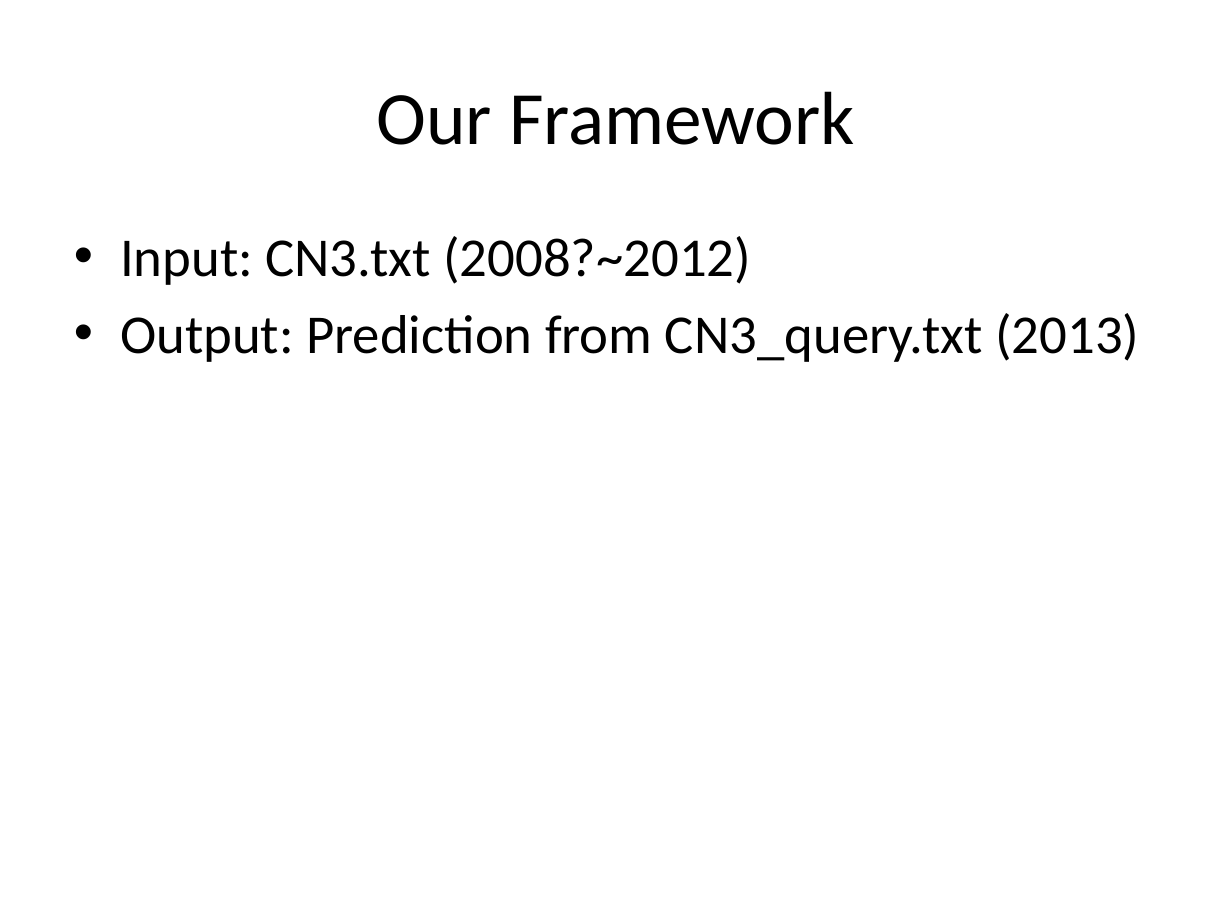
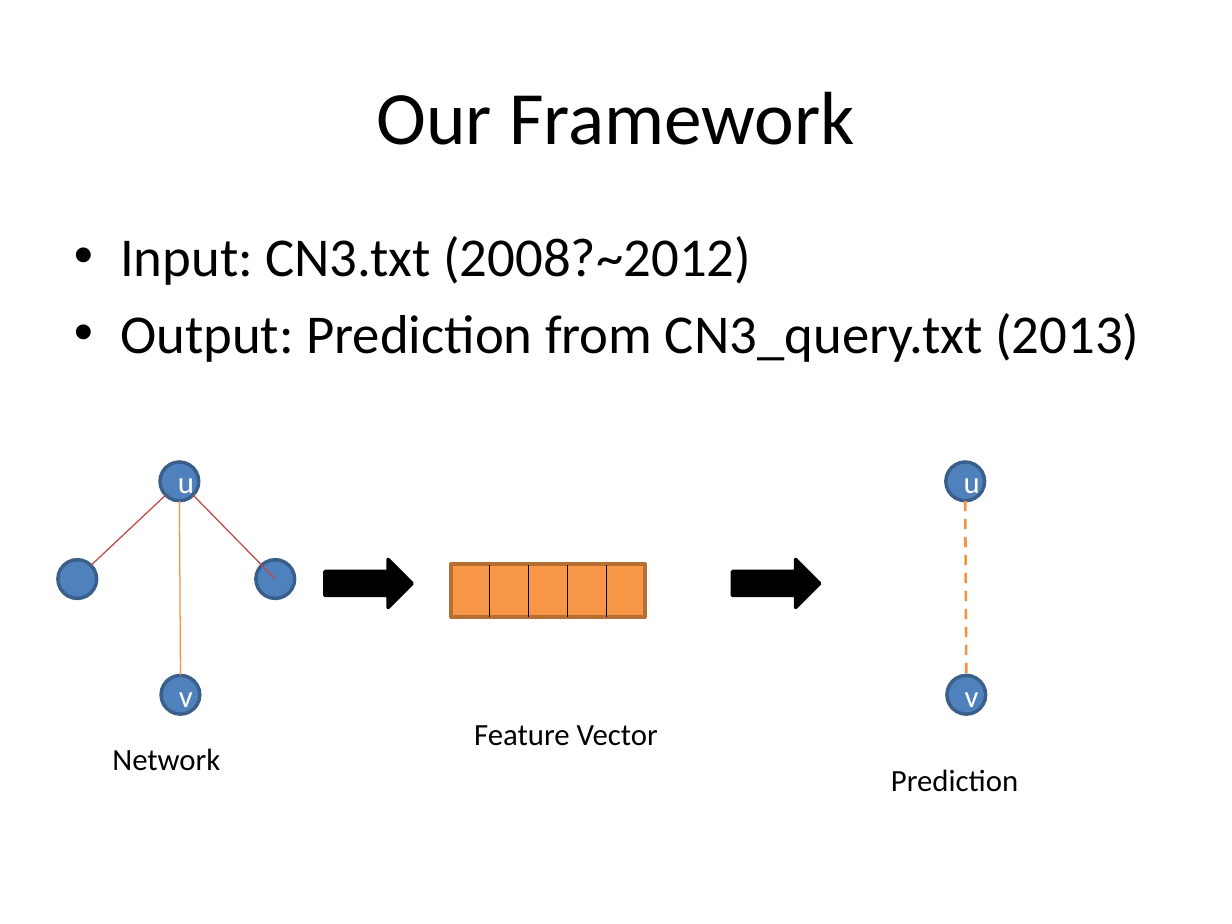
Before and after one commit to yftung7/2014_DM_Project, a slide deck: slide 6 of Project/Readme_v2.pptx. Drawn at 1232x924 pixels with LibreOffice and Linux fonts; fonts in the diff are those of the drawing. Boxes give left, top, right and bottom in pixels: in the first picture for what was removed or moved away, otherwise in the second. Text is boxed around its words. In the diff, an @@ line names an element or a change of style, - is before the commit and + after.

Commit message:
ppt

```diff
--- a/Project/Readme_v2.pptx
+++ b/Project/Readme_v2.pptx
@@ ellipse added at (160,462,198,500), fill #4F81BD, outline #3A5F8C 2 pt, 18 pt, text #FFFFFF @@
+u
@@ ellipse added at (946,462,984,500), fill #4F81BD, outline #3A5F8C 2 pt, 18 pt, text #FFFFFF @@
+u
@@ line added from (91, 565) to (165, 495), #BF4C48 0.75 pt @@
@@ line added from (180, 500) to (180, 675), #F69240 0.75 pt @@
@@ line added from (193, 495) to (275, 579), #BF4C48 0.75 pt @@
@@ line added from (965, 500) to (966, 675), #F69240 1.5 pt dashed @@
@@ ellipse added at (58,559,96,598), fill #4F81BD, outline #3A5F8C 2 pt @@
@@ ellipse added at (256,559,294,598), fill #4F81BD, outline #3A5F8C 2 pt @@
@@ right arrow added at (325,559,413,607), fill #000000, outline #000000 2 pt @@
@@ rectangle added at (451,564,644,617), fill #F79646, outline #B76F34 2 pt @@
@@ line added from (490, 565) to (490, 617), #000000 0.75 pt @@
@@ line added from (529, 565) to (529, 617), #000000 0.75 pt @@
@@ line added from (568, 565) to (568, 617), #000000 0.75 pt @@
@@ line added from (606, 565) to (606, 617), #000000 0.75 pt @@
@@ right arrow added at (732,559,819,607), fill #000000, outline #000000 2 pt @@
@@ ellipse added at (161,675,200,713), fill #4F81BD, outline #3A5F8C 2 pt, 18 pt, text #FFFFFF @@
+v
@@ ellipse added at (947,675,986,713), fill #4F81BD, outline #3A5F8C 2 pt, 18 pt, text #FFFFFF @@
+v
@@ text added at (112,748,220,771), 18 pt, text #000000 @@
+Network
@@ text added at (474,725,658,746), 18 pt, text #000000 @@
+Feature Vector
@@ text added at (891,769,1018,792), 18 pt, text #000000 @@
+Prediction
```
